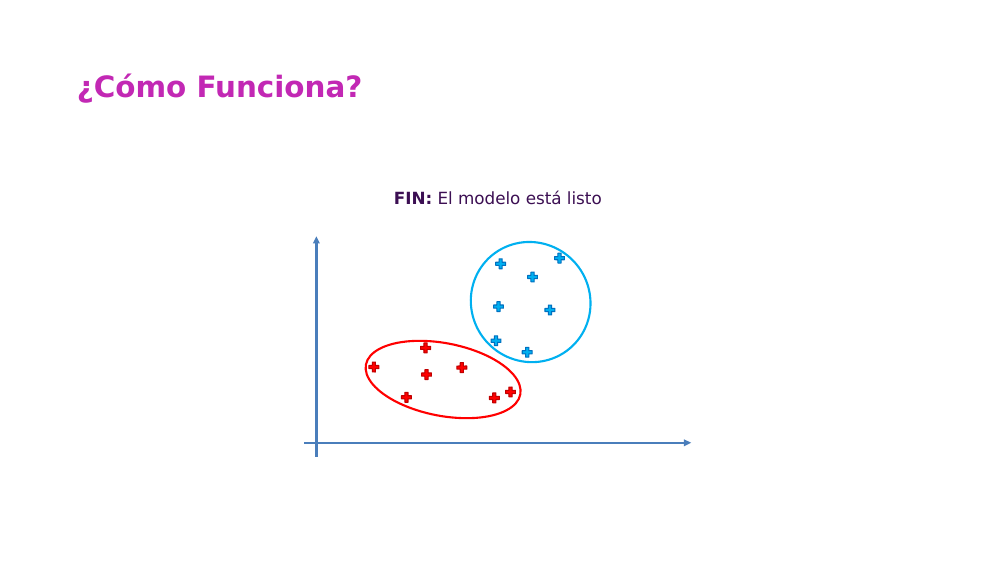
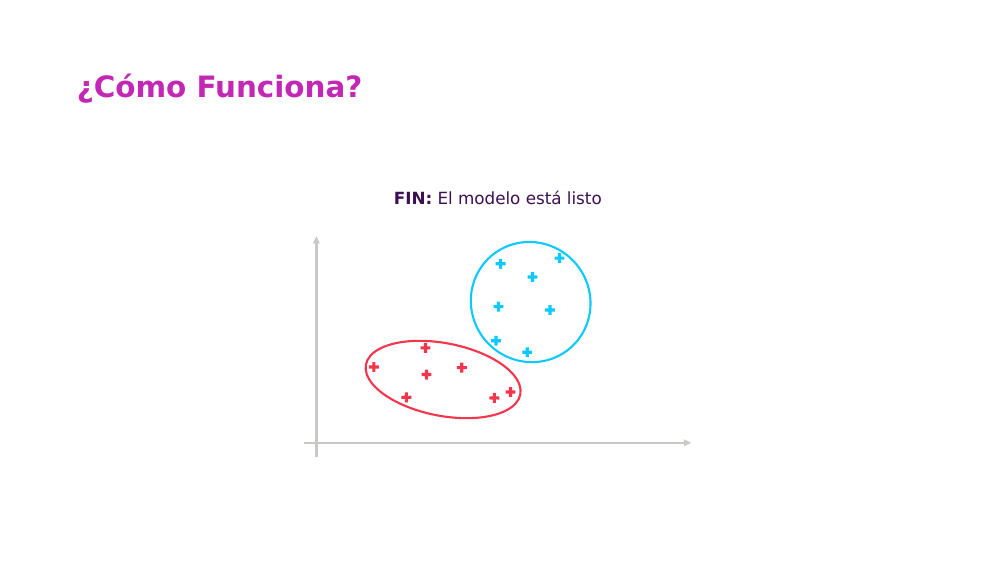
Before and after one commit to csameshiman/Axity_Curso_ML_2023, a slide deck: slide 18 of Diapositivas/Parte 04.Clustering/04_01_K-Means_Clustering.pptx (slide 31 before the commit). Drawn at 1008x567 pixels with LibreOffice and Linux fonts; fonts in the diff are those of the drawing; background and template pictures are left out. Boxes give left, top, right and bottom in pixels: in the first picture for what was removed or moved away, otherwise in the second. Text is boxed around its words. In the diff, an @@ line names an element or a change of style, - is before the commit and + after.

```diff
--- a/Diapositivas/Parte 04.Clustering/04_01_K-Means_Clustering.pptx
+++ b/Diapositivas/Parte 04.Clustering/04_01_K-Means_Clustering.pptx
@@ arrow (316, 457) - (316, 237): stroke #4A7EBB 2.25 pt to #C8C9C7 2.25 pt @@
@@ ellipse at (447,217,616,386): outline #00B0F0 2 pt to #0DC9FD 2 pt @@
@@ fill #00B0F0 to #0DC9FD; outline #0070C0 1 pt to none in 7 elements at (543,304,556,316), (490,335,502,347), (521,346,533,359), (492,300,505,313), (553,251,566,264), (494,257,507,270), (526,270,539,283) @@
@@ ellipse at (359,329,527,430): outline #FF0000 2 pt to #F4364C 2 pt @@
@@ fill #FF0000 to #F4364C; outline #C00000 1 pt to none in 7 elements at (400,391,413,403), (504,385,517,398), (420,368,433,381), (488,391,501,404), (367,360,380,373), (419,341,432,354), (456,361,468,374) @@
@@ arrow (305, 443) - (691, 443): stroke #4A7EBB 2.25 pt to #C8C9C7 2.25 pt @@
```
Also in this commit, not shown: 24 other slides changed, 13 slides removed.
